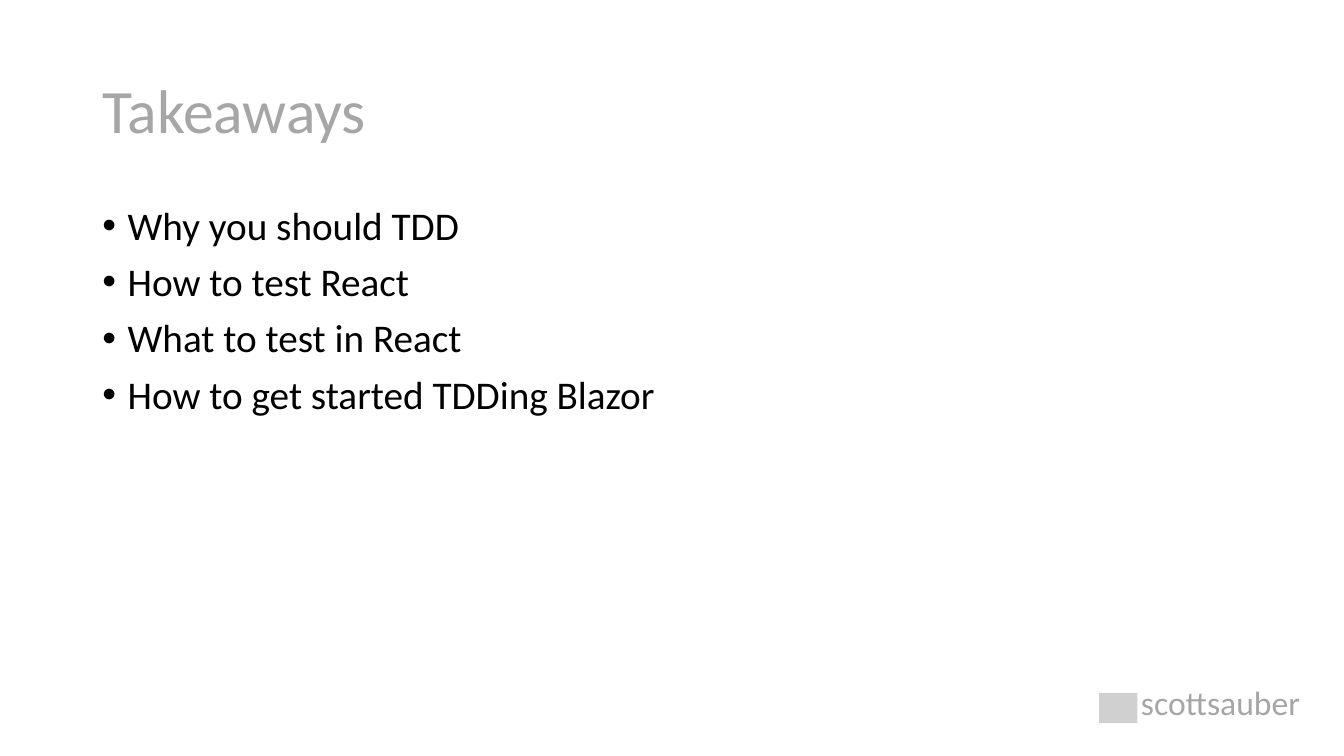
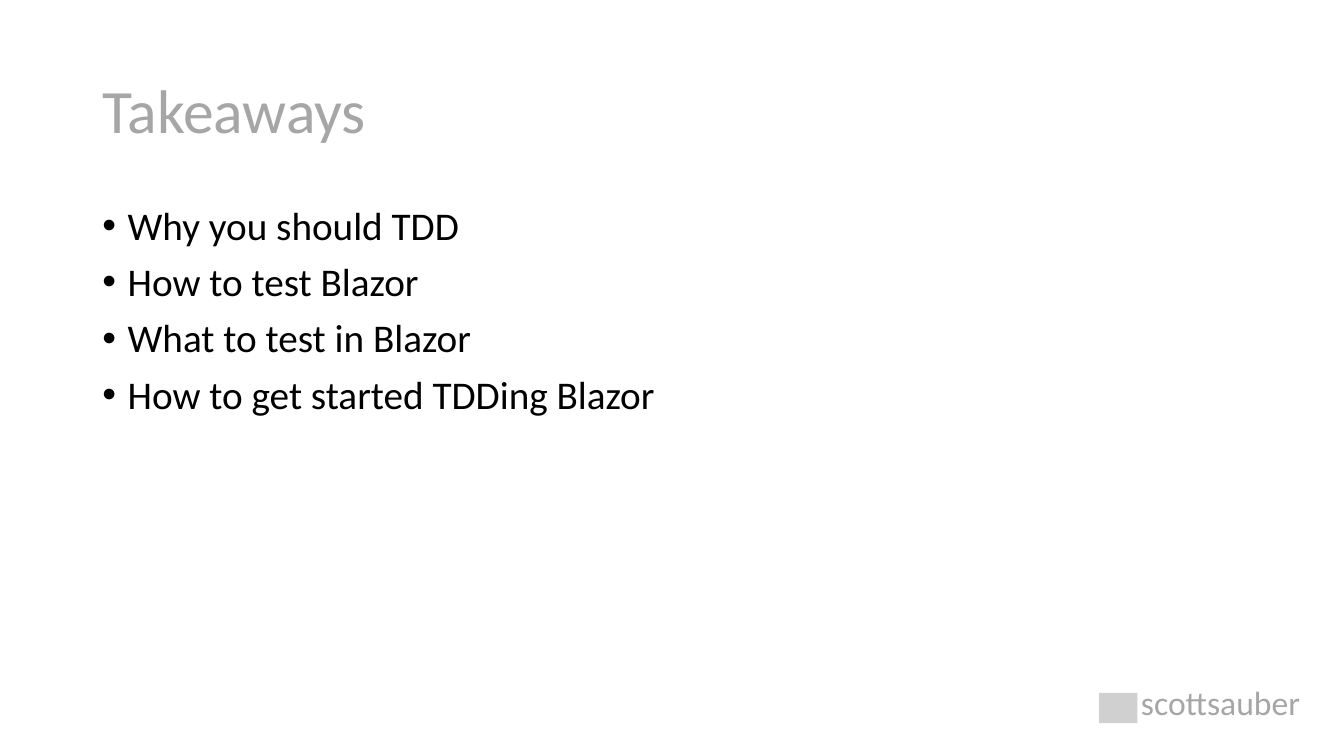
Before and after one commit to scottsauber/talks, a slide deck: slide 47 of 2023-11-09-JetBrains-TDDWithBlazor/TDD with Blazor.pptx. Drawn at 1344x756 pixels with LibreOffice and Linux fonts; fonts in the diff are those of the drawing; grey boxes stand for pictures. Boxes give left, top, right and bottom in pixels: in the first picture for what was removed or moved away, otherwise in the second. Text is boxed around its words. In the diff, an @@ line names an element or a change of style, - is before the commit and + after.

Commit message:
latest ppt updates

```diff
--- a/2023-11-09-JetBrains-TDDWithBlazor/TDD with Blazor.pptx
+++ b/2023-11-09-JetBrains-TDDWithBlazor/TDD with Blazor.pptx
@@ text at (128, 268, 471, 353): text changed @@
-• How to test React
-• What to test in React
+• How to test Blazor
+• What to test in Blazor
```
Also in this commit, not shown: 1 other slide changed.
